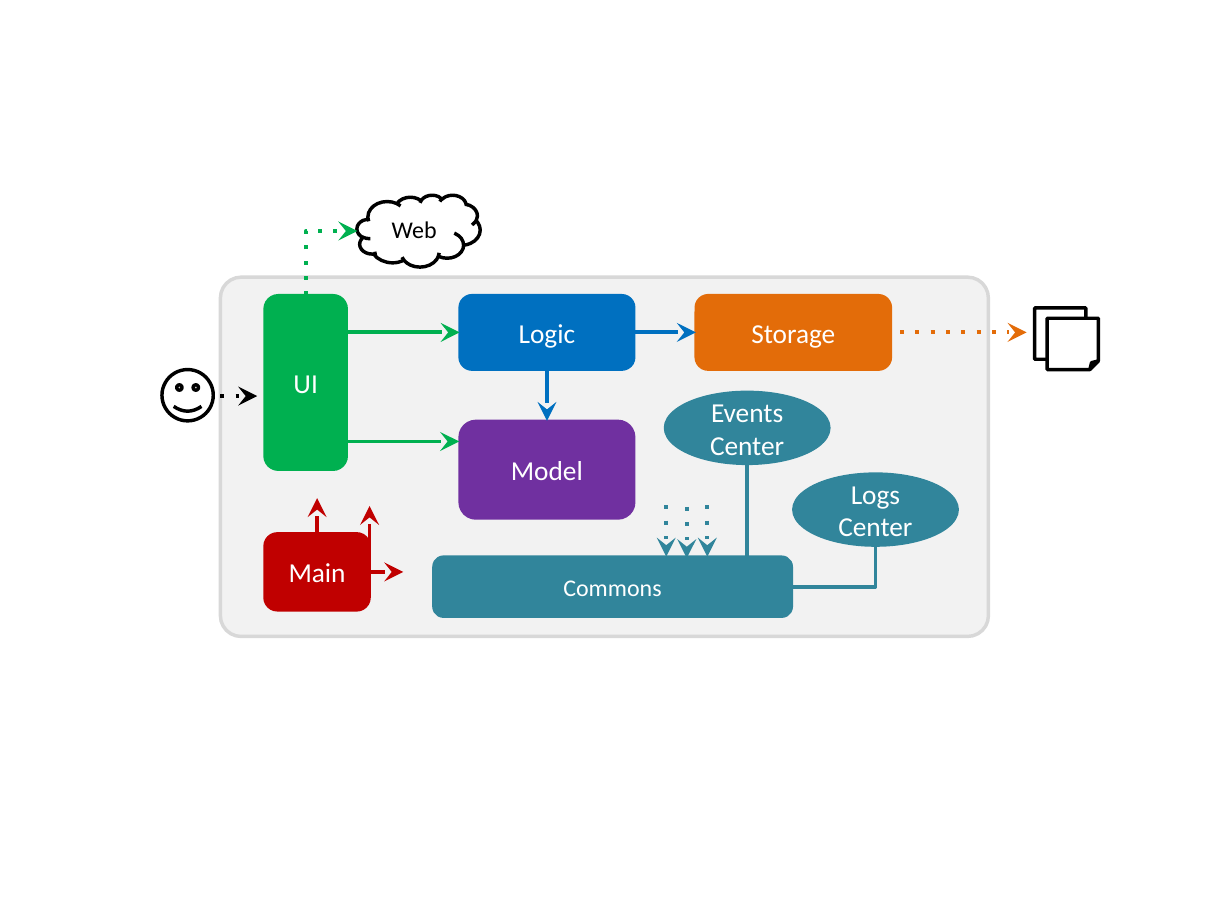
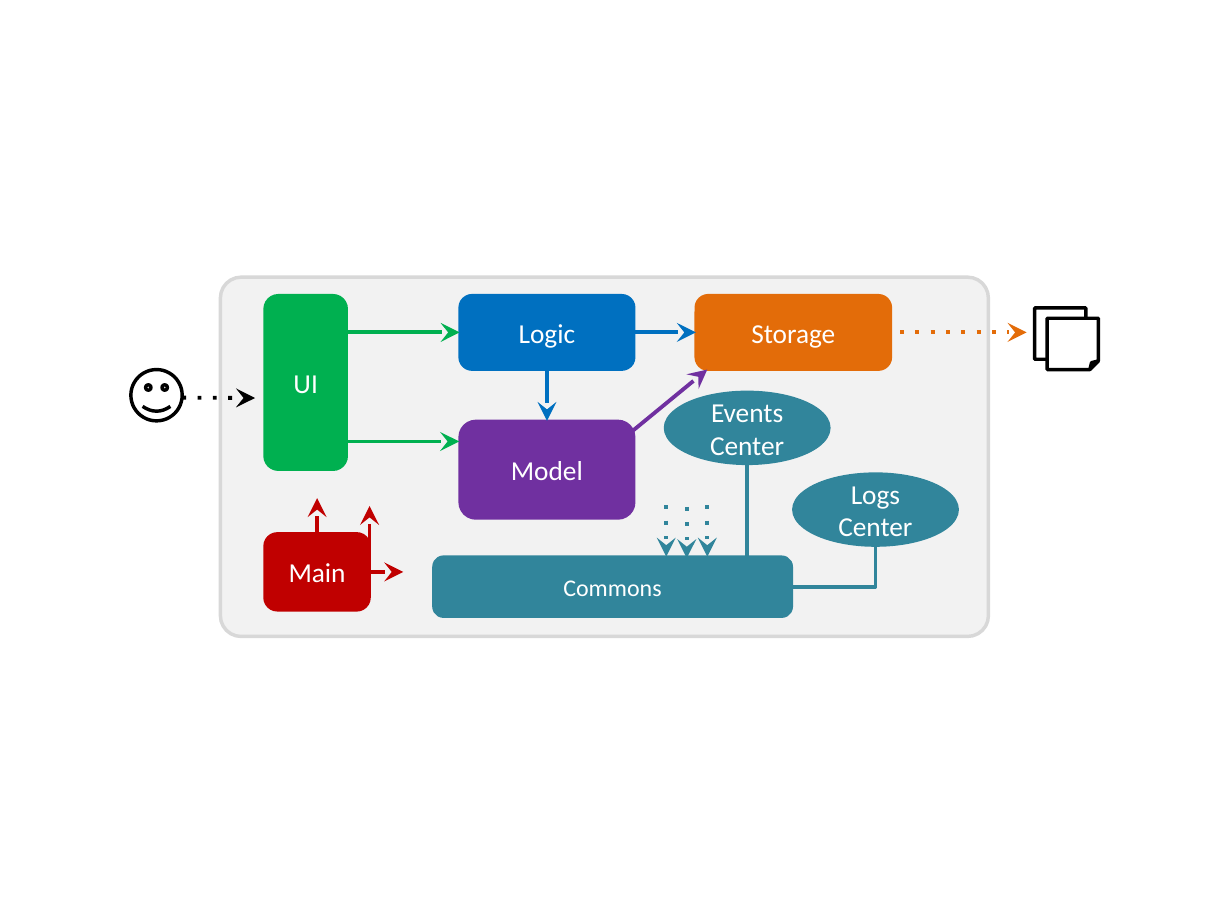
Before and after one commit to CS2103AUG2016-W10-C1/addressbook-level4, a slide deck: slide 2 of docs/diagrams/Diagrams.pptx. Drawn at 1232x924 pixels with LibreOffice and Linux fonts; fonts in the diff are those of the drawing. Boxes give left, top, right and bottom in pixels: in the first picture for what was removed or moved away, otherwise in the second. Text is boxed around its words. In the diff, an @@ line names an element or a change of style, - is before the commit and + after.

```diff
--- a/docs/diagrams/Diagrams.pptx
+++ b/docs/diagrams/Diagrams.pptx
@@ cloud removed at (357, 195, 480, 266) @@
-Web
@@ elbow arrow removed from (306, 296) to (357, 230) @@
@@ smiley face: place and size @@
-smiley face at (161, 370, 213, 421)
+smiley face at (131, 370, 182, 421)
@@ arrow added from (620, 441) to (707, 370), #7030A0 2.25 pt @@
@@ arrow moved from (221, 397) - (257, 397) to (182, 398) - (255, 398) @@
```
Also in this commit, not shown: 4 other slides changed, 2 slides added, 7 other files.
